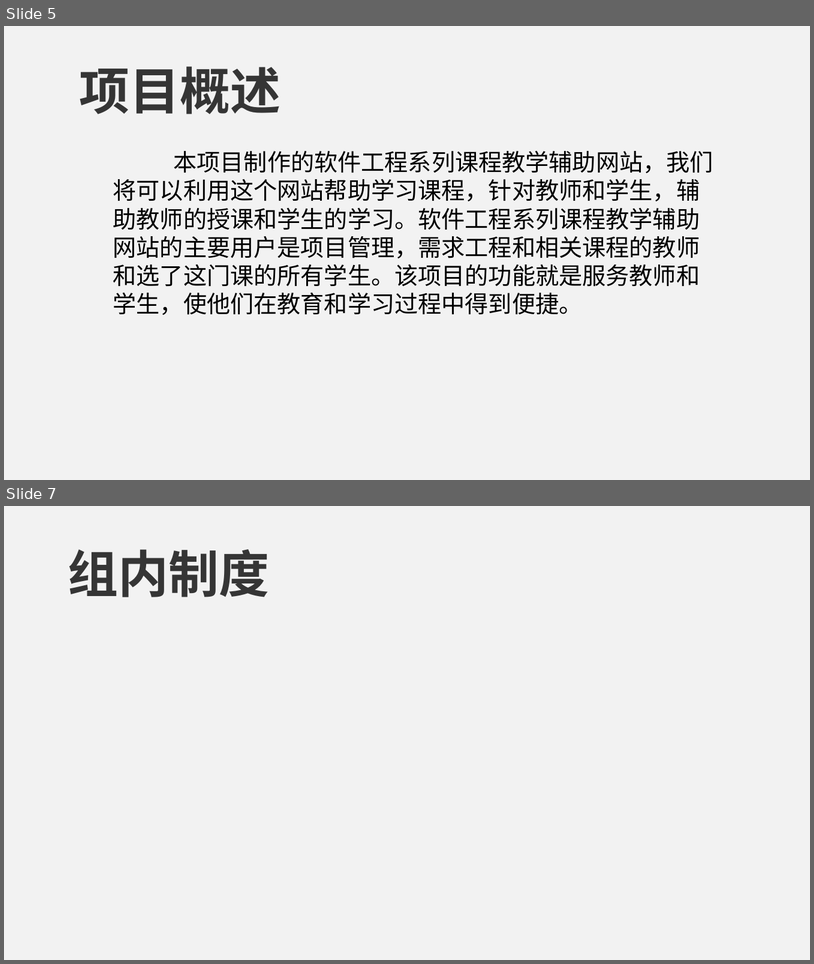
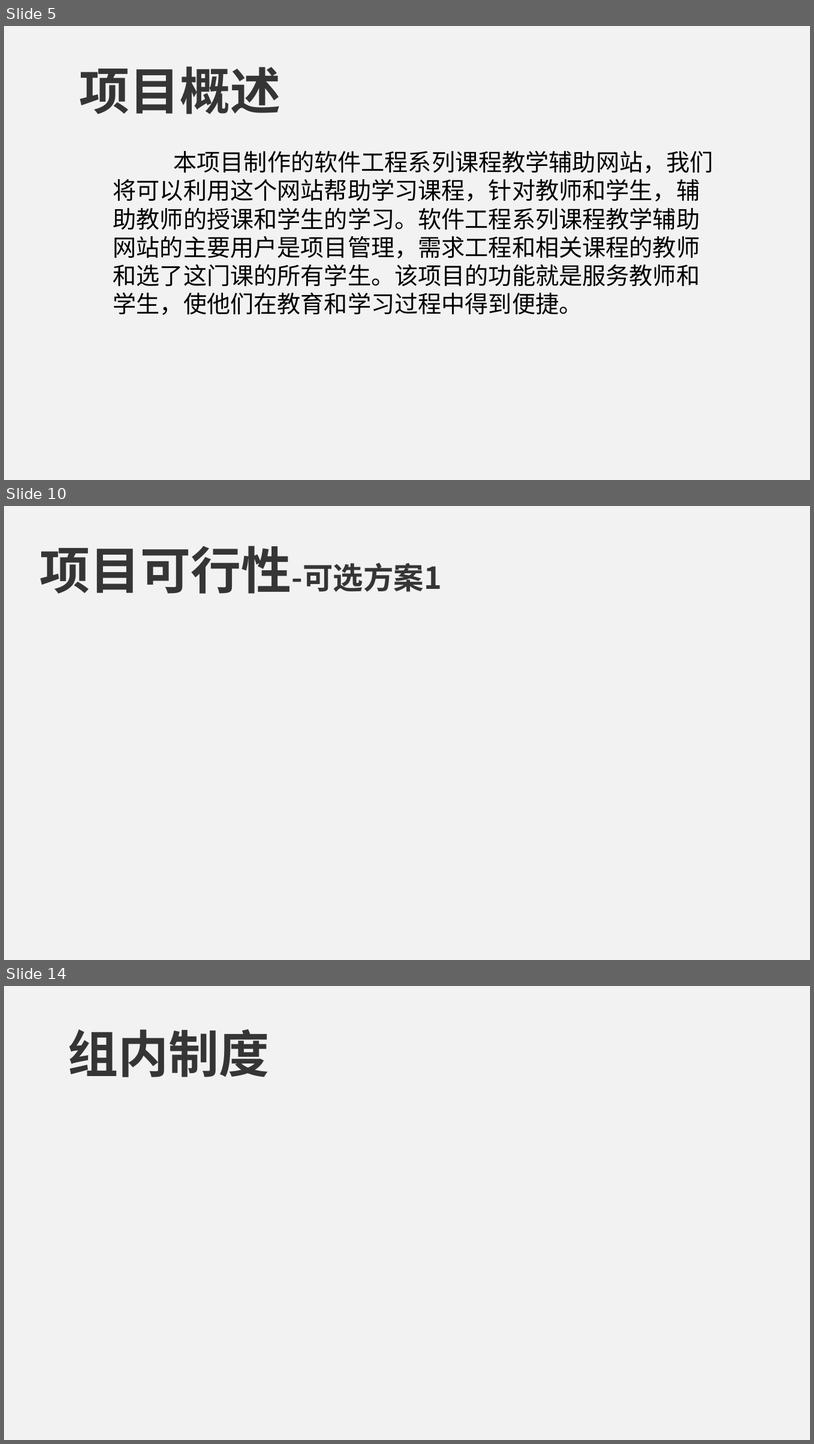
Before and after one commit to PRD2018-G09/Educational-Website, a slide deck: 受控文档/2.需求工程计划/PRD2018-G09-需求工程计划PPT.ppt. Shown one above the other, each under a label of ours: slides 5 and 7 before the commit, slides 5, 10 and 14 after it; the slides between them are not shown. The pictures are 814x964 and 814x1444 pixels, drawn with LibreOffice and Linux fonts; fonts in the diff are those of the drawing. Boxes give left, top, right and bottom in pixels: in the first picture for what was removed or moved away, otherwise in the second. Text is boxed around its words. In the diff, an @@ line names an element or a change of style, - is before the commit and + after.

```diff
--- a/受控文档/2.需求工程计划/PRD2018-G09-需求工程计划PPT.ppt
+++ b/受控文档/2.需求工程计划/PRD2018-G09-需求工程计划PPT.ppt
@@ slide 10 added at (4, 506, 810, 960), background #F2F2F2 @@
@@ text added at (40, 546, 442, 594), 36 pt, text #353535, bold @@
+项目可行性-可选方案1
@@ what was slide 7 is now slide 14 @@
```
Also in this commit, not shown: 7 slides changed, 17 other slides added, 3 slides removed, 13 other files.
